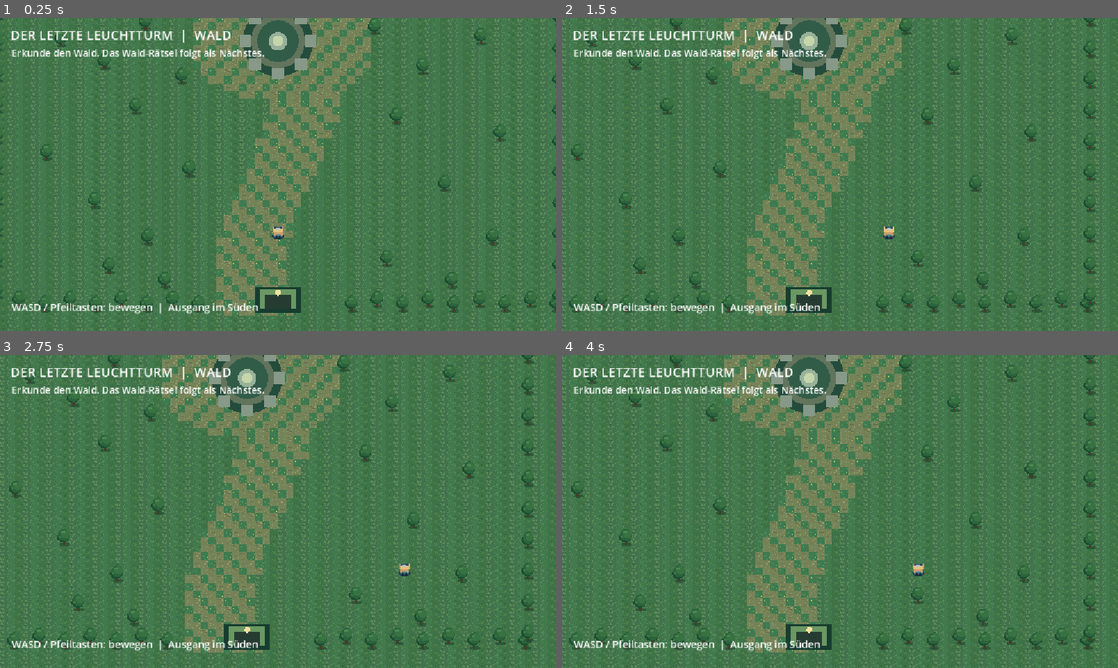
Above: before the commit, frames 1-4 (two rows, left to right).
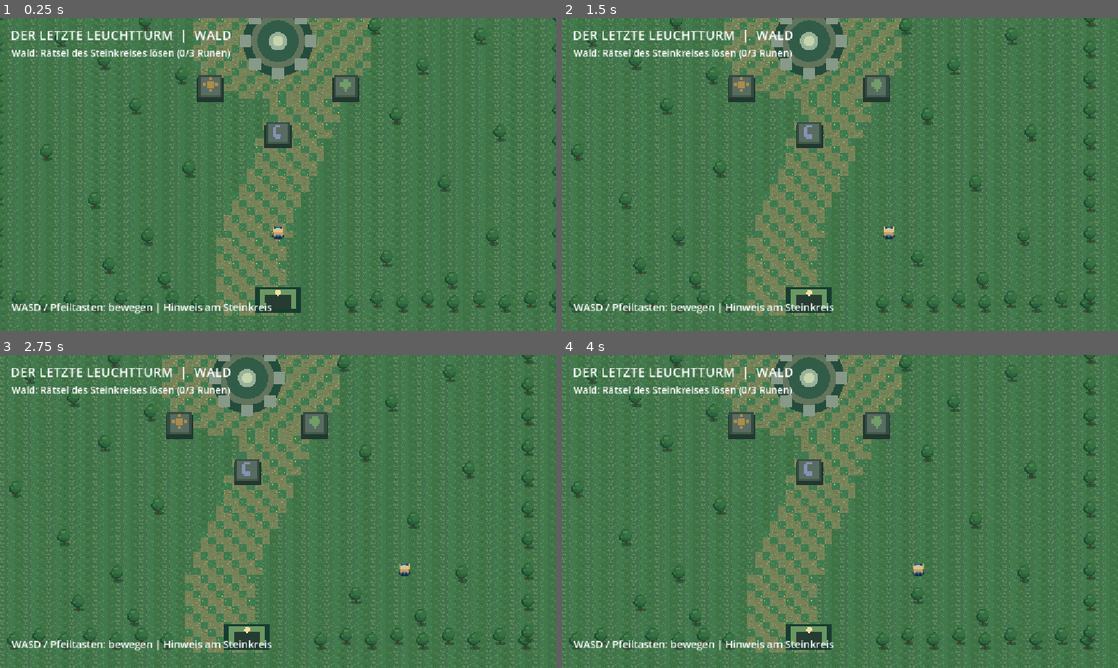
Above: after the commit, the same moments.

Repository: mkaruti/der-letzte-leuchtturm
Game: Godot game, scene res://scenes/forest.tscn
The game is run twice, just before and just after one commit, with the same random seed, the same clock (stepped at 60 frames per second) and the same inputs. This scene is started directly instead of the project's main scene.
Inputs (mouse positions are in pixels of both pictures, inside the frame that each line leads up to):
- Up to frame 1 (0.25 s): no input
- Up to frame 2 (1.5 s): tap Enter at 0.5 s; move the mouse to (962, 158) at 0.52 s; hold Right (ui_right) 0.53-1.25 s; tap E at 0.6 s; click (962, 158) at 0.67 s; tap Space at 0.77 s; drag from (728, 190) to (812, 237) at 1.27 s
- Up to frame 3 (2.75 s): tap Space at 2 s; move the mouse to (333, 442) at 2.02 s; hold Right (ui_right) from 2.03 s (still down); tap Enter at 2.1 s; tap E at 2.3 s
- Up to frame 4 (4 s): release Right (ui_right) at 2.75 s; drag from (812, 574) to (673, 464) at 2.77 s; tap Enter at 3.5 s; move the mouse to (1006, 558) at 3.52 s; hold Left (ui_left) from 3.53 s (still down); tap F at 3.6 s; tap Space at 3.77 s; tap E at 3.8 s

The runs differ from the first frame. In frame 1, 2.2% of the frame differs, in the area x 2-65%, y 10-95%; in frame 2, 2.2%; in frame 3, 2.2%; in frame 4, 2.2%.

Commit message:
Add forest rune puzzle and persistent puzzle state

Diff:
--- a/scenes/forest.tscn
+++ b/scenes/forest.tscn
@@ -1,9 +1,10 @@
-[gd_scene load_steps=5 format=3]
+[gd_scene load_steps=6 format=3]
 
 [ext_resource type="Script" path="res://scripts/forest.gd" id="1_forest"]
 [ext_resource type="PackedScene" path="res://scenes/player.tscn" id="2_player"]
 [ext_resource type="PackedScene" path="res://scenes/forest_ground.tscn" id="3_ground"]
 [ext_resource type="Script" path="res://scripts/island_collision.gd" id="4_collision"]
+[ext_resource type="PackedScene" path="res://scenes/forest_rune_stone.tscn" id="5_rune"]
 
 [node name="Forest" type="Node2D"]
 script = ExtResource("1_forest")
@@ -11,6 +12,19 @@
 [node name="ForestGround" parent="." instance=ExtResource("3_ground")]
 z_index = -1
 script = ExtResource("4_collision")
+
+[node name="Runes" type="Node2D" parent="."]
+
+[node name="Sun" parent="Runes" instance=ExtResource("5_rune")]
+position = Vector2(500, 295)
+
+[node name="Leaf" parent="Runes" instance=ExtResource("5_rune")]
+position = Vector2(780, 295)
+kind = 1
+
+[node name="Moon" parent="Runes" instance=ExtResource("5_rune")]
+position = Vector2(640, 392)
+kind = 2
 
 [node name="Player" parent="." instance=ExtResource("2_player")]
 position = Vector2(640, 595)
@@ -40,7 +54,7 @@
 offset_right = 1150.0
 offset_bottom = 91.0
 theme_override_font_sizes/font_size = 20
-text = "Erkunde den Wald. Das Wald-Rätsel folgt als Nächstes."
+text = "Wald: Rätsel des Steinkreises lösen (0/3 Runen)"
 
 [node name="Message" type="Label" parent="UI"]
 anchor_top = 1.0
@@ -50,4 +64,4 @@
 offset_right = 1120.0
 offset_bottom = -20.0
 theme_override_font_sizes/font_size = 21
-text = "WASD / Pfeiltasten: bewegen  |  Ausgang im Süden"
+text = "WASD / Pfeiltasten: bewegen | Hinweis am Steinkreis"
--- /dev/null
+++ b/scenes/forest_rune_stone.tscn
@@ -0,0 +1,6 @@
+[gd_scene load_steps=2 format=3]
+
+[ext_resource type="Script" path="res://scripts/forest_rune_stone.gd" id="1_rune"]
+
+[node name="RuneStone" type="Node2D"]
+script = ExtResource("1_rune")
--- a/scripts/forest.gd
+++ b/scripts/forest.gd
@@ -1,41 +1,149 @@
 extends Node2D
-## Schritt 12: Wald-Dungeon – erste begehbare Szene mit Rueckweg zur Insel.
-## Noch kein Raetsel und kein Dungeon-Kristall: beides folgt separat.
+## Schritt 13: Der alte Steinkreis. Drei Runen in der Reihenfolge
+## Sonne -> Blatt -> Mond aktivieren. Das Ergebnis merkt sich GameState.
 
 const WORLD_SIZE: Vector2 = Vector2(1280, 800)
 const EXIT_POS: Vector2 = Vector2(640, 735)
 const EXIT_RADIUS: float = 76.0
+const ALTAR_POS: Vector2 = Vector2(640, 200)
+const ALTAR_RADIUS: float = 74.0
+const RUNE_RADIUS: float = 64.0
 const ISLAND_SCENE_PATH: String = "res://scenes/main.tscn"
 
 @onready var player: CharacterBody2D = $Player
+@onready var objective_label: Label = $UI/Objective
 @onready var message_label: Label = $UI/Message
+@onready var sun_rune: ForestRuneStone = $Runes/Sun
+@onready var leaf_rune: ForestRuneStone = $Runes/Leaf
+@onready var moon_rune: ForestRuneStone = $Runes/Moon
+
+var _runes: Array[ForestRuneStone] = []
+var _next_rune_index: int = 0
+var _feedback_text: String = ""
+var _feedback_seconds: float = 0.0
 
 
 func _ready() -> void:
-	# Zusaetzliche unsichtbare Weltgrenzen, unabhaengig vom Terrain-Atlas.
+	_runes.append(sun_rune)
+	_runes.append(leaf_rune)
+	_runes.append(moon_rune)
+
+	# Bereits gelöste Rätsel bleiben auch nach einem Szenenwechsel gelöst.
+	if GameState.forest_puzzle_solved:
+		_next_rune_index = _runes.size()
+		for rune in _runes:
+			rune.set_lit(true)
+
+	# Die bestehenden, unsichtbaren Weltgrenzen bleiben unverändert.
 	_create_boundary(Vector2(640, 8), Vector2(1280, 16))
 	_create_boundary(Vector2(640, 792), Vector2(1280, 16))
 	_create_boundary(Vector2(8, 400), Vector2(16, 800))
 	_create_boundary(Vector2(1272, 400), Vector2(16, 800))
+	_update_objective()
 	queue_redraw()
 
 
-func _process(_delta: float) -> void:
-	if player.global_position.distance_to(EXIT_POS) <= EXIT_RADIUS:
+func _process(delta: float) -> void:
+	if _feedback_seconds > 0.0:
+		_feedback_seconds = maxf(0.0, _feedback_seconds - delta)
+		if _feedback_seconds > 0.0:
+			message_label.text = _feedback_text
+			return
+
+	if _is_near(EXIT_POS, EXIT_RADIUS):
 		message_label.text = "E drücken: Zur Insel zurückkehren"
+		return
+
+	var rune_index := _nearest_rune_index()
+	if rune_index >= 0:
+		message_label.text = "E drücken: %s berühren" % _runes[rune_index].get_rune_name()
+	elif _is_near(ALTAR_POS, ALTAR_RADIUS):
+		message_label.text = "E drücken: Die Inschrift am Steinkreis lesen"
+	elif GameState.forest_puzzle_solved:
+		message_label.text = "Der Steinkreis leuchtet. | Ausgang im Süden"
 	else:
-		message_label.text = "WASD / Pfeiltasten: bewegen  |  Ausgang im Süden"
+		message_label.text = "WASD / Pfeiltasten: bewegen | Hinweis am Steinkreis"
 
 
 func _input(event: InputEvent) -> void:
-	if event is InputEventKey and event.pressed and not event.echo:
-		if event.keycode == KEY_E or event.physical_keycode == KEY_E:
-			if player.global_position.distance_to(EXIT_POS) <= EXIT_RADIUS:
-				GameState.finish_forest_visit()
-				var result := get_tree().change_scene_to_file(ISLAND_SCENE_PATH)
-				if result != OK:
-					GameState.returning_from_forest = false
-					push_error("Insel konnte nicht geladen werden (Fehler %s)." % result)
+	if not (event is InputEventKey and event.pressed and not event.echo):
+		return
+	if not (event.keycode == KEY_E or event.physical_keycode == KEY_E):
+		return
+
+	if _is_near(EXIT_POS, EXIT_RADIUS):
+		GameState.finish_forest_visit()
+		var result := get_tree().change_scene_to_file(ISLAND_SCENE_PATH)
+		if result != OK:
+			GameState.returning_from_forest = false
+			push_error("Insel konnte nicht geladen werden (Fehler %s)." % result)
+		return
+
+	var rune_index := _nearest_rune_index()
+	if rune_index >= 0:
+		_activate_rune(rune_index)
+		return
+
+	if _is_near(ALTAR_POS, ALTAR_RADIUS):
+		_show_feedback("Inschrift: Erst die Sonne, dann das Blatt, zuletzt der Mond.", 5.0)
+
+
+func _nearest_rune_index() -> int:
+	var closest_index: int = -1
+	var closest_distance: float = RUNE_RADIUS
+	for index in range(_runes.size()):
+		var distance: float = player.global_position.distance_to(_runes[index].global_position)
+		if distance <= closest_distance:
+			closest_distance = distance
+			closest_index = index
+	return closest_index
+
+
+func _activate_rune(index: int) -> void:
+	if GameState.forest_puzzle_solved:
+		_show_feedback("Die drei Runen leuchten bereits. Der Steinkreis ist aktiviert!", 3.0)
+		return
+
+	if index < _next_rune_index:
+		_show_feedback("Diese Rune leuchtet bereits. Suche die nächste!", 2.5)
+		return
+
+	if index != _next_rune_index:
+		_next_rune_index = 0
+		for rune in _runes:
+			rune.set_lit(false)
+		_update_objective()
+		_show_feedback("Falsche Reihenfolge! Die Runen erlöschen.", 3.0)
+		return
+
+	_runes[index].set_lit(true)
+	_next_rune_index += 1
+	_update_objective()
+
+	if _next_rune_index == _runes.size():
+		GameState.solve_forest_puzzle()
+		_update_objective()
+		queue_redraw()
+		_show_feedback("Rätsel gelöst! Der alte Steinkreis beginnt zu leuchten!", 5.0)
+	else:
+		_show_feedback("%s aktiviert (%d von 3)." % [_runes[index].get_rune_name(), _next_rune_index], 2.5)
+
+
+func _update_objective() -> void:
+	if GameState.forest_puzzle_solved:
+		objective_label.text = "Wald: Der Steinkreis ist aktiviert!"
+	else:
+		objective_label.text = "Wald: Rätsel des Steinkreises lösen (%d/3 Runen)" % _next_rune_index
+
+
+func _show_feedback(text: String, seconds: float) -> void:
+	_feedback_text = text
+	_feedback_seconds = seconds
+	message_label.text = text
+
+
+func _is_near(point: Vector2, radius: float) -> bool:
+	return player.global_position.distance_to(point) <= radius
 
 
 func _create_boundary(center: Vector2, size: Vector2) -> void:
@@ -51,20 +159,23 @@
 
 
 func _draw() -> void:
-	# Eingang/Exit bei der unteren Waldlichtung, deutlich sichtbar.
+	# Waldausgang wie in Schritt 12.
 	draw_rect(Rect2(EXIT_POS - Vector2(48, 27), Vector2(96, 54)), Color("#173d30"))
 	draw_rect(Rect2(EXIT_POS - Vector2(37, 21), Vector2(74, 41)), Color("#6a9862"))
 	draw_rect(Rect2(EXIT_POS - Vector2(27, 10), Vector2(54, 30)), Color("#263c32"))
 	draw_circle(EXIT_POS + Vector2(0, -14), 6.0, Color("#f4e1a0"))
 
-	# Alter Steinkreis als Landmarke fuer das spaetere Waldraetsel.
-	var altar_center := Vector2(640, 200)
-	draw_circle(altar_center, 73.0, Color("#244c3c"))
-	draw_circle(altar_center, 56.0, Color("#62745c"))
-	draw_circle(altar_center, 43.0, Color("#315c48"))
-	draw_circle(altar_center, 19.0, Color("#98b19a"))
-	draw_circle(altar_center, 11.0, Color("#c5d6ab"))
+	# Der bereits vorhandene Steinkreis bekommt nach Erfolg einen hellen Kern.
+	var activated: bool = GameState.forest_puzzle_solved
+	var ring_color := Color("#a5c891") if activated else Color("#879988")
+	draw_circle(ALTAR_POS, 73.0, Color("#244c3c"))
+	draw_circle(ALTAR_POS, 56.0, Color("#62745c"))
+	draw_circle(ALTAR_POS, 43.0, Color("#315c48"))
+	draw_circle(ALTAR_POS, 19.0, Color("#98b19a"))
+	draw_circle(ALTAR_POS, 11.0, Color("#e6edac") if activated else Color("#c5d6ab"))
+	if activated:
+		draw_circle(ALTAR_POS, 5.0, Color("#fff7c1"))
 	for i in range(8):
 		var angle := TAU * float(i) / 8.0
-		var point := altar_center + Vector2(cos(angle), sin(angle)) * 67.0
-		draw_rect(Rect2(point - Vector2(12, 12), Vector2(24, 24)), Color("#879988"))
+		var point := ALTAR_POS + Vector2(cos(angle), sin(angle)) * 67.0
+		draw_rect(Rect2(point - Vector2(12, 12), Vector2(24, 24)), ring_color)
--- /dev/null
+++ b/scripts/forest_rune_stone.gd
@@ -0,0 +1,70 @@
+class_name ForestRuneStone
+extends Node2D
+## Ein wiederverwendbarer Runenstein des ersten Waldrätsels.
+## Der Stein hat absichtlich keine Kollision: Lio kann bequem herantreten.
+
+@export_enum("Sonne", "Blatt", "Mond") var kind: int = 0
+
+var is_lit: bool = false
+
+
+func set_lit(value: bool) -> void:
+	if is_lit == value:
+		return
+	is_lit = value
+	queue_redraw()
+
+
+func get_rune_name() -> String:
+	match kind:
+		0:
+			return "Sonnenrune"
+		1:
+			return "Blattrune"
+		2:
+			return "Mondrune"
+	return "Rune"
+
+
+func _draw() -> void:
+	# Kleiner, selbst gezeichneter Pixel-Art-Stein; kein neues Bild-Asset nötig.
+	var rim := Color("#c8cba1") if is_lit else Color("#344b40")
+	var face := Color("#7f957b") if is_lit else Color("#586c61")
+	var rune_color := Color("#e4d888")
+	match kind:
+		0:
+			rune_color = Color("#f7c66d")
+		1:
+			rune_color = Color("#a2e093")
+		2:
+			rune_color = Color("#c4ceff")
+	if not is_lit:
+		rune_color = rune_color.darkened(0.30)
+
+	draw_rect(Rect2(-28, -19, 56, 49), Color("#21372f"))
+	draw_rect(Rect2(-25, -25, 50, 46), rim)
+	draw_rect(Rect2(-20, -21, 40, 38), face)
+	draw_rect(Rect2(-20, 16, 40, 5), Color("#425b4a"))
+
+	match kind:
+		0:
+			# Sonne: Quadrat und pixelige Strahlen.
+			draw_rect(Rect2(-7, -12, 14, 14), rune_color)
+			draw_rect(Rect2(-3, -20, 6, 6), rune_color)
+			draw_rect(Rect2(-3, 4, 6, 6), rune_color)
+			draw_rect(Rect2(-16, -8, 7, 6), rune_color)
+			draw_rect(Rect2(9, -8, 7, 6), rune_color)
+		1:
+			# Blatt: symmetrische Blattform und Stängel.
+			draw_rect(Rect2(-6, -16, 12, 20), rune_color)
+			draw_rect(Rect2(-11, -11, 22, 10), rune_color)
+			draw_rect(Rect2(-2, 4, 4, 7), rune_color)
+		2:
+			# Mond: Mondsichel aus versetzten Quadraten.
+			draw_rect(Rect2(-11, -15, 17, 22), rune_color)
+			draw_rect(Rect2(-6, -19, 11, 6), rune_color)
+			draw_rect(Rect2(-6, 6, 11, 5), rune_color)
+			draw_rect(Rect2(-4, -15, 13, 16), face)
+
+	if is_lit:
+		draw_rect(Rect2(-19, 25, 38, 3), rune_color)
--- a/scripts/game_state.gd
+++ b/scripts/game_state.gd
@@ -16,6 +16,9 @@
 var island_return_position: Vector2 = Vector2(255, 640)
 var island_gate_open: bool = false
 var returning_from_forest: bool = false
+
+# Die Loesung des ersten Waldrätsels bleibt beim Szenenwechsel erhalten.
+var forest_puzzle_solved: bool = false
 
 
 func collect_crystal(crystal_id: StringName) -> bool:
@@ -54,12 +57,20 @@
 	return get_delivered_dungeon_crystal_count() == DUNGEON_CRYSTAL_IDS.size()
 
 
+func solve_forest_puzzle() -> void:
+	if forest_puzzle_solved:
+		return
+	forest_puzzle_solved = true
+	progress_changed.emit()
+
+
 func reset_progress() -> void:
 	_collected_crystals.clear()
 	_delivered_crystals.clear()
 	island_return_position = Vector2(255, 640)
 	island_gate_open = false
 	returning_from_forest = false
+	forest_puzzle_solved = false
 	progress_changed.emit()
 
 
Not shown, added: scripts/forest_rune_stone.gd.uid
